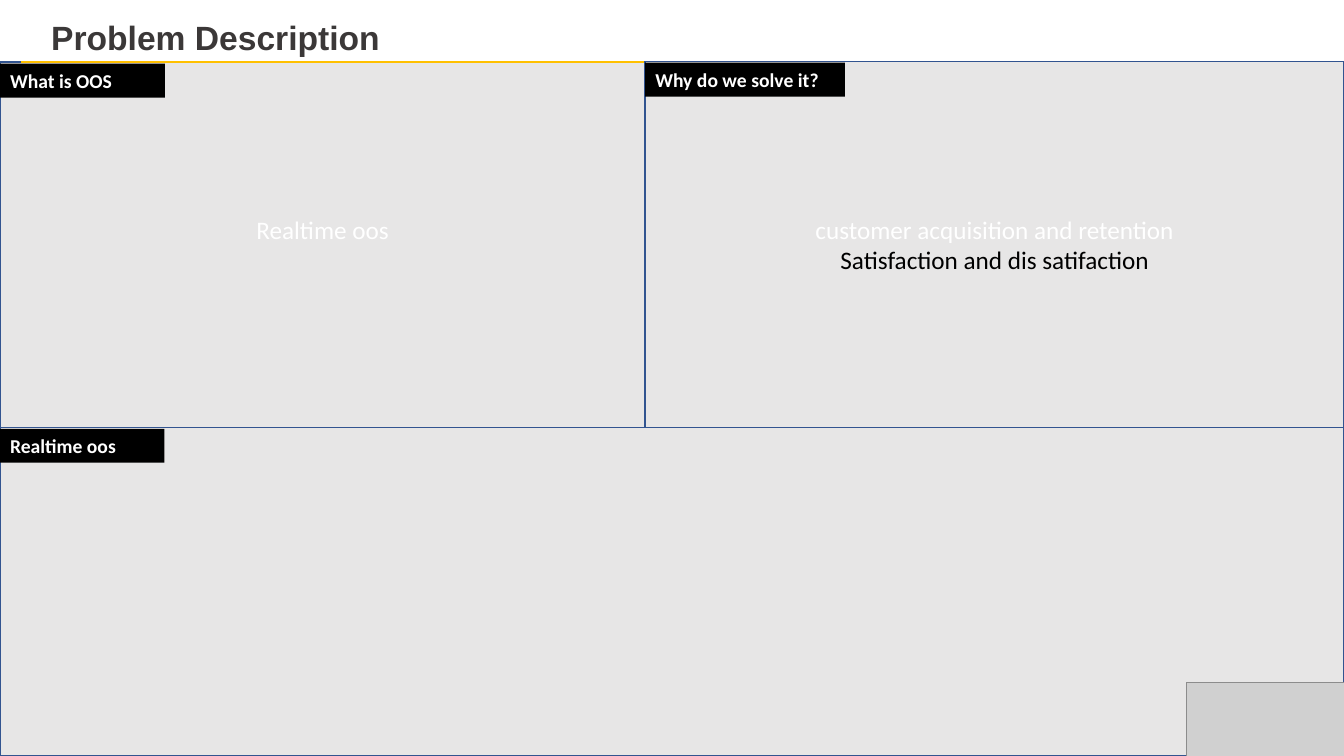
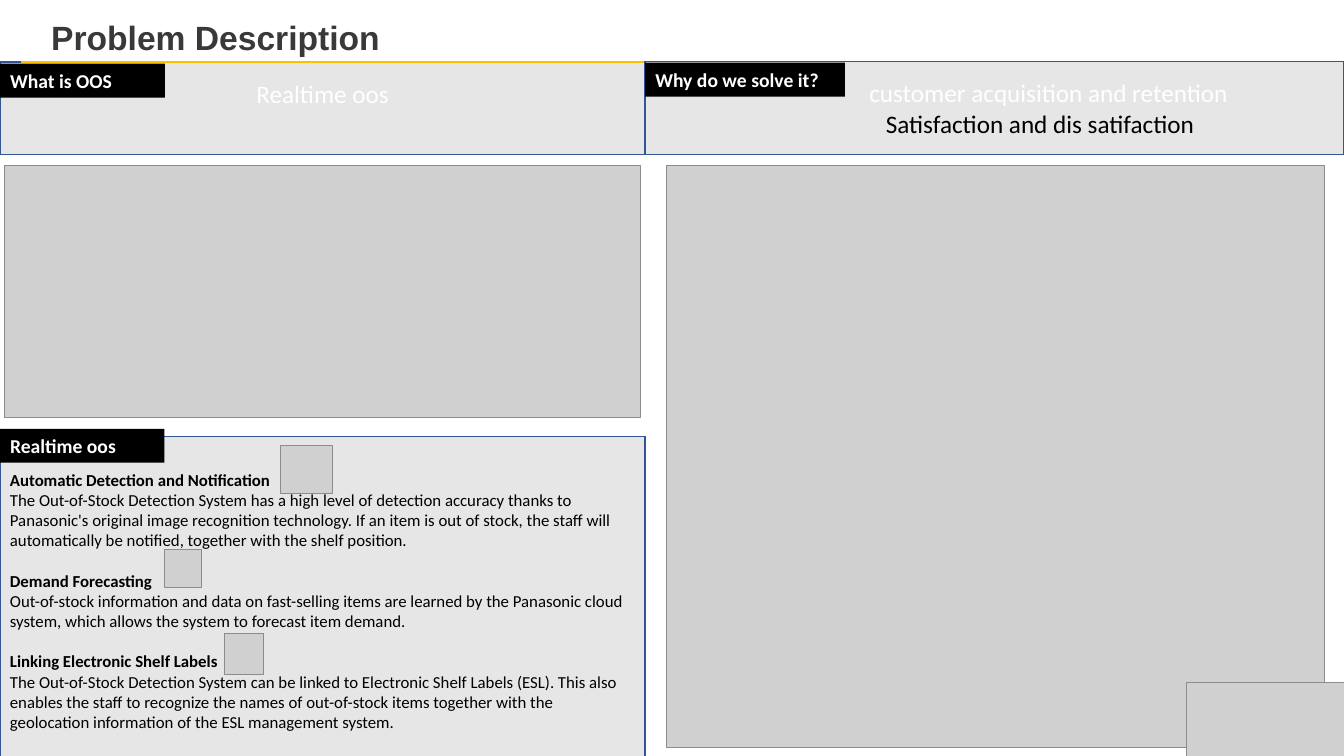
Before and after one commit to ankitnamdeo34/hackerearth_p-g, a slide deck: slide 1 of P_and_G_final_a.pptx. Drawn at 1344x756 pixels with LibreOffice and Linux fonts; fonts in the diff are those of the drawing; grey boxes stand for pictures. Boxes give left, top, right and bottom in pixels: in the first picture for what was removed or moved away, otherwise in the second. Text is boxed around its words. In the diff, an @@ line names an element or a change of style, - is before the commit and + after.

```diff
--- a/P_and_G_final_a.pptx
+++ b/P_and_G_final_a.pptx
@@ rectangle: place and size @@
-rectangle at [0, 63, 645, 429]
+rectangle at [0, 63, 645, 155]
@@ rectangle "customer acquisition and retention": place and size @@
-rectangle "customer acquisition and retention" at [645, 62, 1344, 429]
+rectangle "customer acquisition and retention" at [645, 62, 1344, 154]
@@ picture added at [4, 166, 641, 417] @@
@@ picture added at [666, 166, 1325, 748] @@
@@ rectangle "Automatic Detection and Notification": place and size @@
-rectangle "Automatic Detection and Notification" at [0, 427, 1344, 756]
+rectangle "Automatic Detection and Notification" at [0, 437, 645, 756]
@@ picture added at [281, 446, 333, 493] @@
@@ text in rectangle at [10, 474, 622, 731]: text added @@
+Automatic Detection and Notification
+The Out-of-Stock Detection System has a high level of detection accuracy thanks to Panasonic's original image recognition technology. If an item is out of stock, the staff will automatically be notified, together with the shelf position.
+Demand Forecasting
+Out-of-stock information and data on fast-selling items are learned by the Panasonic cloud system, which allows the system to forecast item demand.
+Linking Electronic Shelf Labels
+The Out-of-Stock Detection System can be linked to Electronic Shelf Labels (ESL). This also enables the staff to recognize the names of out-of-stock items together with the geolocation information of the ESL management system.
@@ picture added at [164, 549, 202, 587] @@
@@ picture added at [224, 634, 263, 676] @@
```
Also in this commit, not shown: 2 other slides changed.
